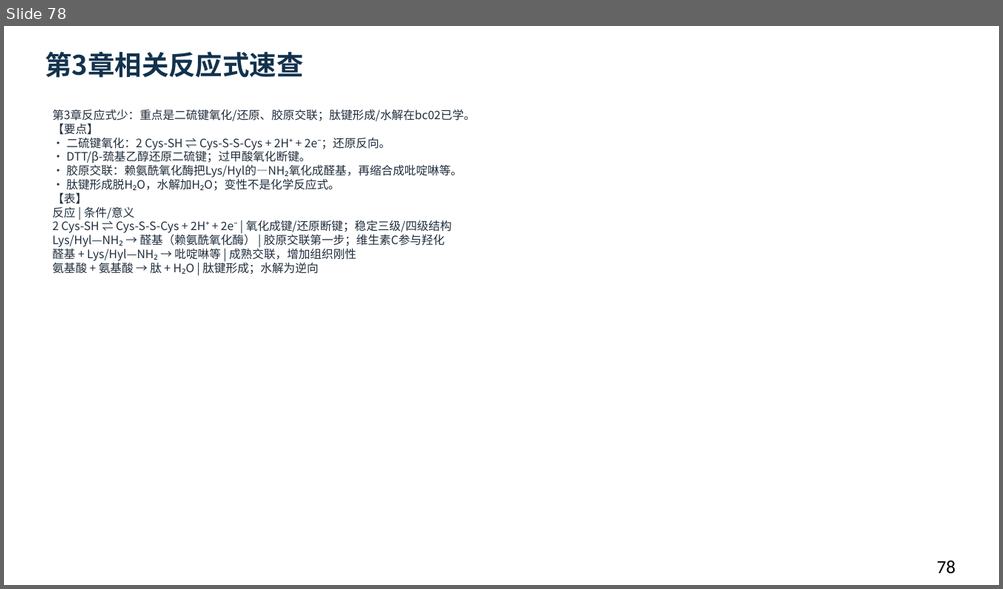
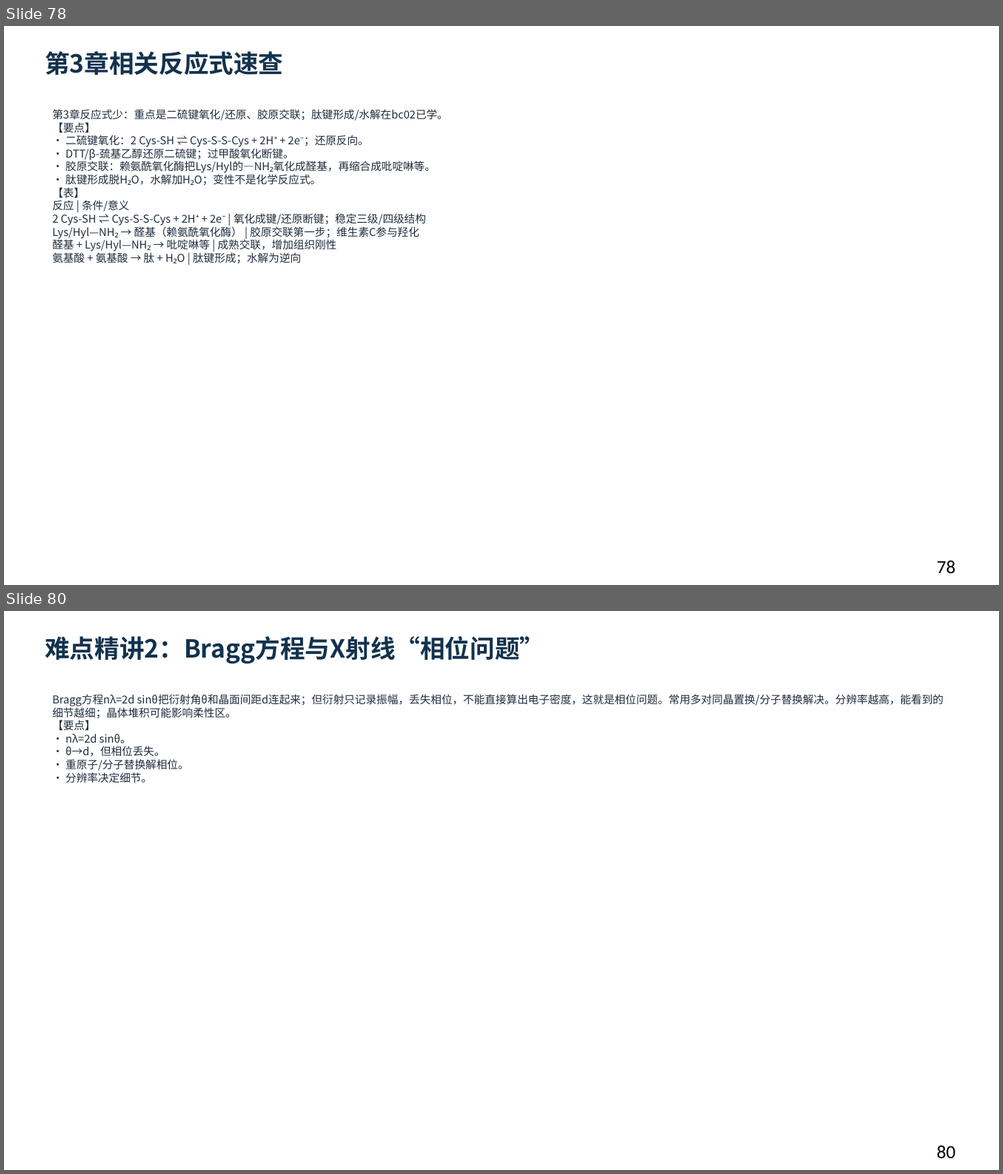
Before and after one commit to newkan-li/Biochemistry, a slide deck: downloads/bc03-ai-style.pptx. Shown one above the other, each under a label of ours: slide 78 before the commit, slides 78 and 80 after it; the slides between them are not shown. The pictures are 1003x589 and 1003x1174 pixels, drawn with LibreOffice and Linux fonts; fonts in the diff are those of the drawing. Boxes give left, top, right and bottom in pixels: in the first picture for what was removed or moved away, otherwise in the second. Text is boxed around its words. In the diff, an @@ line names an element or a change of style, - is before the commit and + after.

```diff
--- a/downloads/bc03-ai-style.pptx
+++ b/downloads/bc03-ai-style.pptx
@@ slide 80 added at (4,611,999,1170), background #FFFFFF @@
@@ text added at (45,636,544,664), 24 pt, text #12324D, bold @@
+难点精讲2：Bragg方程与X射线“相位问题”
@@ text added at (52,694,943,783), 10.5 pt, text #202D3C @@
+Bragg方程nλ=2d sinθ把衍射角θ和晶面间距d连起来；但衍射只记录振幅，丢失相位，不能直接算出电子密度，这就是相位问题。常用多对同晶置换/分子替换解决。分辨率越高，能看到的细节越细；晶体堆积可能影响柔性区。
+【要点】
+• nλ=2d sinθ。
+• θ→d，但相位丢失。
+• 重原子/分子替换解相位。
+• 分辨率决定细节。
@@ text added at (936,1145,956,1159), 18 pt, text #000000 @@
+80
@@ slide 78 changed as well @@
@@ text "第3章相关反应式速查" at (45,51,283,75): size 26 to 24 pt @@
@@ text "第3章反应式少：重点是二硫键氧化/还原、胶原交联；肽键形成/水解在bc02已学。 【要点】 • 二硫键氧化：2 Cys- ..." at (52,109,448,264): size 11.2 to 10.5 pt @@
```
Also in this commit, not shown: 78 other slides changed, 3 other slides added, 18 other files.
